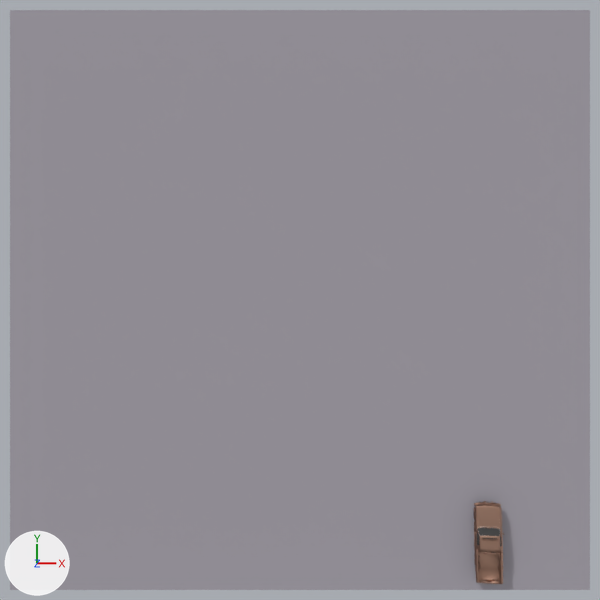
The Blender file blender/truck_with_bg.blend as it was, and as the next commit left it.
Before and after are seen from the file's camera 'Camera'. Every picture has the same lights, and +X, +Y and +Z are marked at lower left.

Objects in the first picture: 'PickUp', 'Plane'.
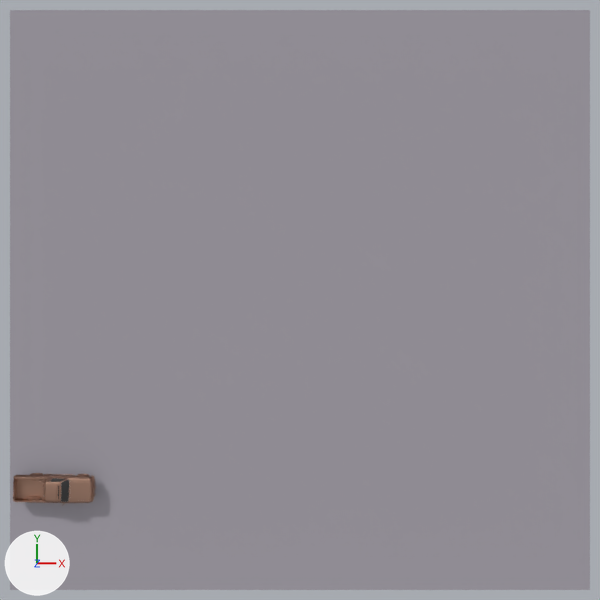
What differs and where, as boxes [x1, y1, x2, y2] in the pictures (600 x 600 px):
'PickUp', moved, turned
    before: [474, 501, 504, 584]
    after: [13, 473, 96, 506]

The change, as a list of edits to the scene's bpy script:
```text
Change ob_pickup:
    ob_pickup.location: (4.66, -5.95, 0.04) -> (-6.03, -4.63, 0.04)
    ob_pickup.rotation_euler: (1.571, 0.175, -3.122) -> (1.574, 0.014, -4.733)  # degrees (90, 10, -179) -> degrees (90, 0.8, -271)
```
